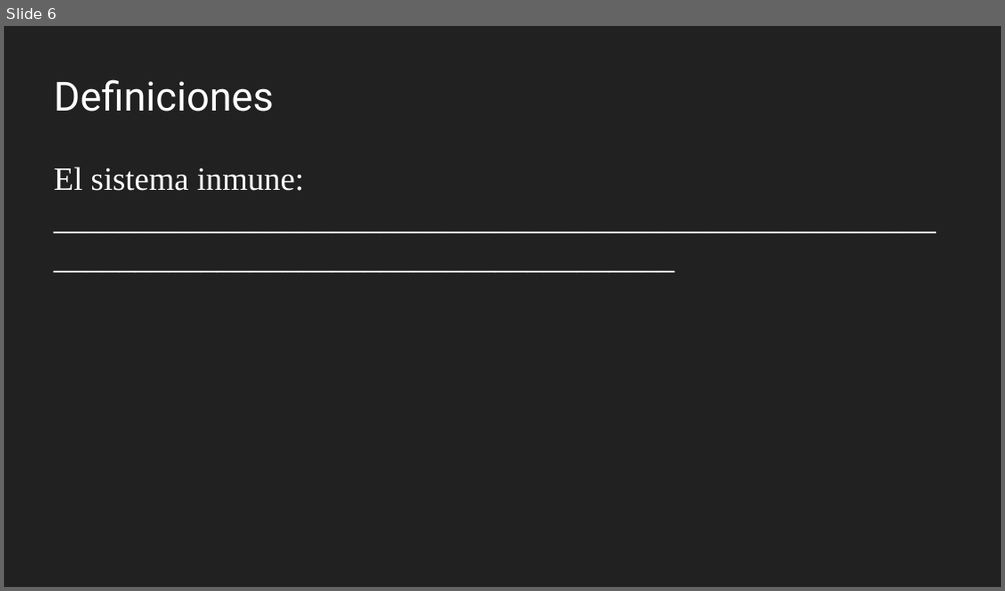
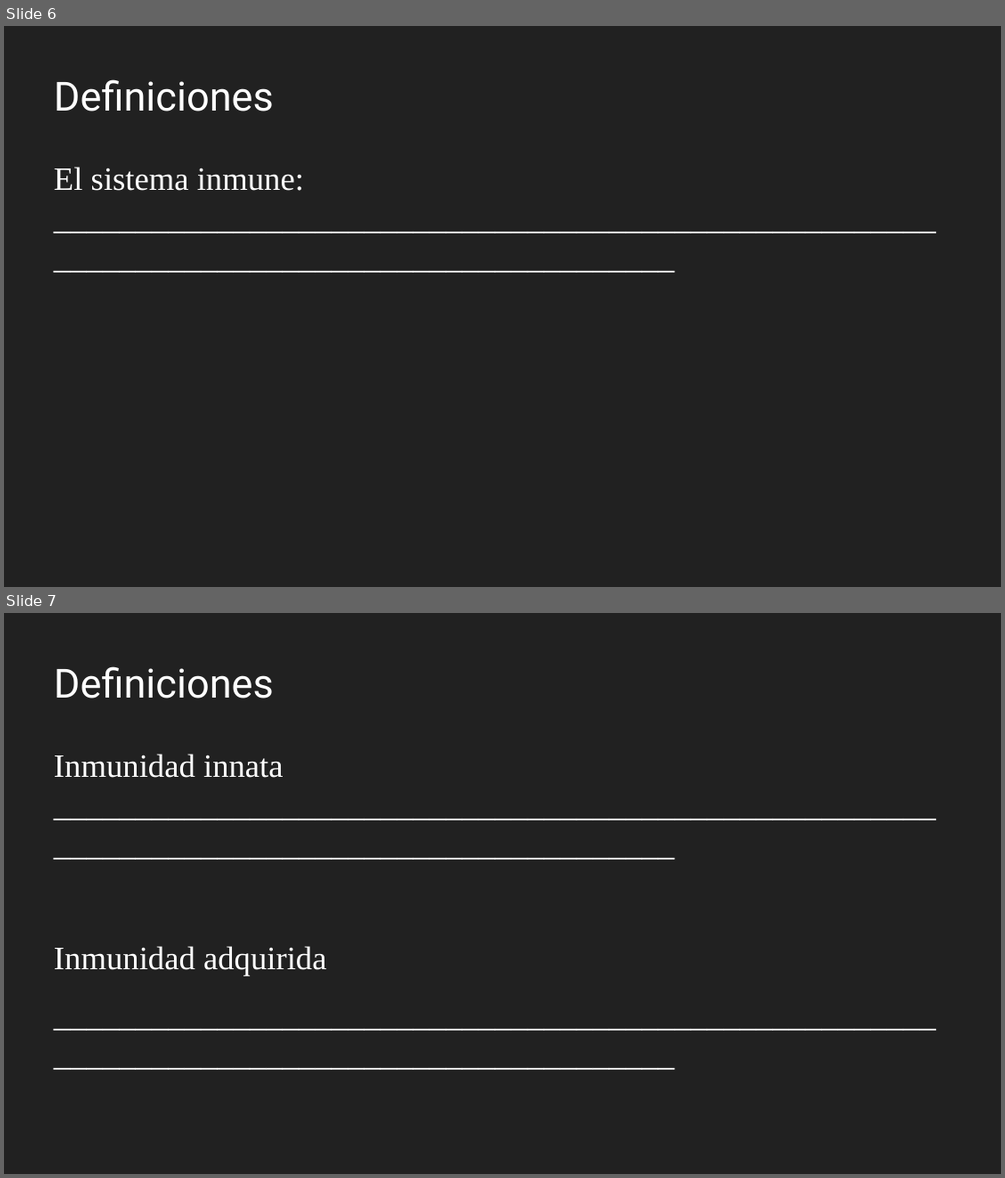
Before and after one commit to gerardommc/Medicina-Cons, a slide deck: Inmuno.odp. Shown one above the other, each under a label of ours: slide 6 before the commit, slides 6 and 7 after it. The pictures are 1005x591 and 1005x1178 pixels, drawn with LibreOffice and Linux fonts; fonts in the diff are those of the drawing. Boxes give left, top, right and bottom in pixels: in the first picture for what was removed or moved away, otherwise in the second. Text is boxed around its words. In the diff, an @@ line names an element or a change of style, - is before the commit and + after.

```diff
--- a/Inmuno.odp
+++ b/Inmuno.odp
@@ slide 7 added at box(4, 613, 1001, 1174), background #212121 @@
@@ title added at box(54, 666, 274, 698), 32 pt, text #FFFFFF @@
+Definiciones
@@ text added at box(54, 754, 326, 975), 26 pt, text #FFFFFF @@
+Inmunidad innata ____________________________________________________________________________________________
+Inmunidad adquirida
+____________________________________________________________________________________________
```
Also in this commit, not shown: 1 slide changed, 6 other slides added, 1 other file.
